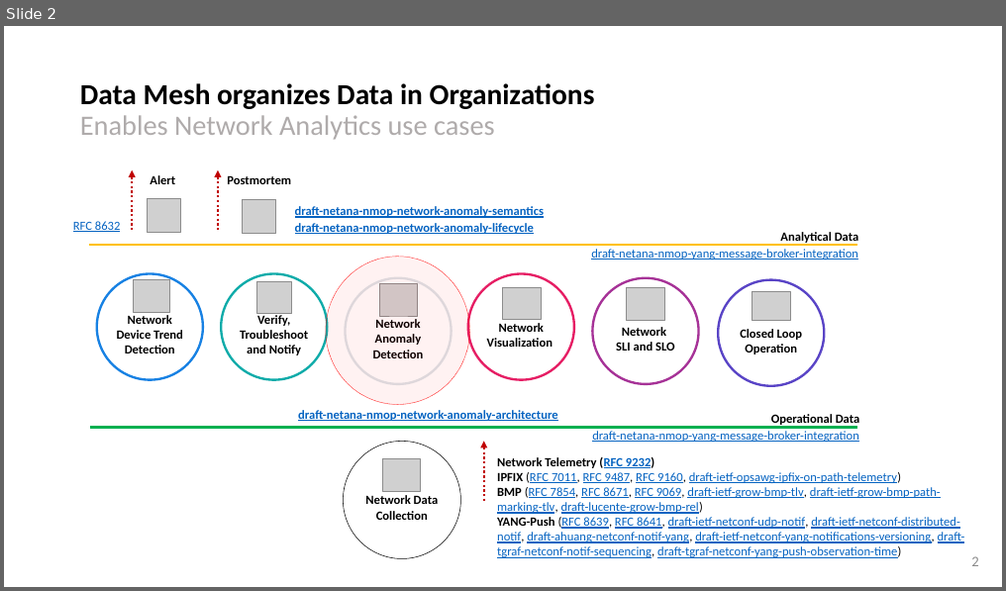
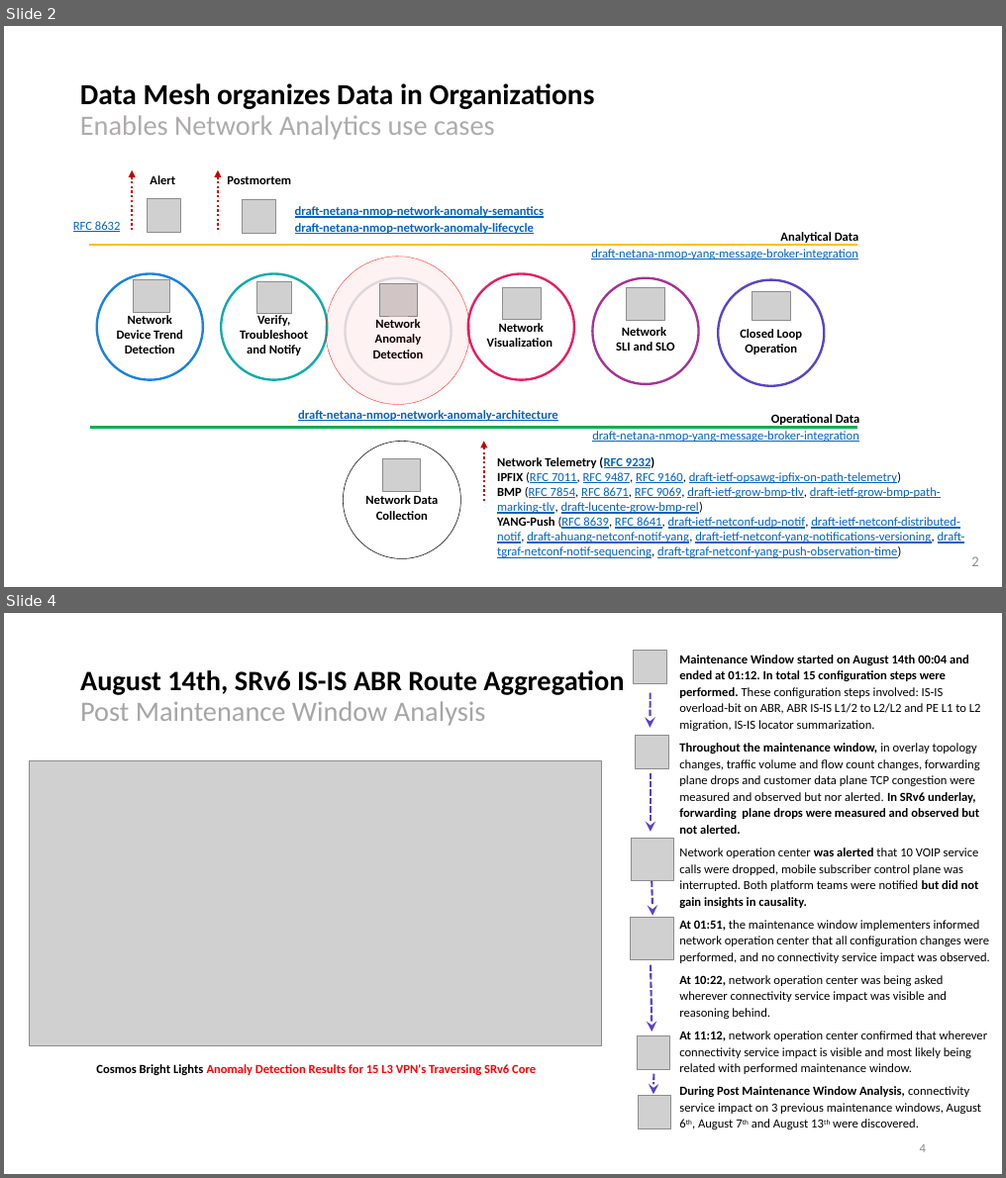
Before and after one commit to network-analytics/ietf-network-analytics-document-status, a slide deck: 121/NMOP/nmop-interim-swisscom-network-analytics-network-incident-postmortem.pptx. Shown one above the other, each under a label of ours: slide 2 before the commit, slides 2 and 4 after it; the slides between them are not shown. The pictures are 1006x591 and 1006x1178 pixels, drawn with LibreOffice and Linux fonts; fonts in the diff are those of the drawing; grey boxes stand for pictures. Boxes give left, top, right and bottom in pixels: in the first picture for what was removed or moved away, otherwise in the second. Text is boxed around its words. In the diff, an @@ line names an element or a change of style, - is before the commit and + after.

```diff
--- a/121/NMOP/nmop-interim-swisscom-network-analytics-network-incident-postmortem.pptx
+++ b/121/NMOP/nmop-interim-swisscom-network-analytics-network-incident-postmortem.pptx
@@ slide 4 added at <box>4,613,1002,1174</box>, background #FFFFFF @@
@@ title added at <box>80,670,624,726</box>, 27 pt, text #000000, bold @@
+August 14th, SRv6 IS-IS ABR Route Aggregation
+Post Maintenance Window Analysis
@@ picture added at <box>634,650,667,683</box> @@
@@ text added at <box>679,655,990,1130</box>, 12 pt, text #000000 @@
+Maintenance Window started on August 14th 00:04 and ended at 01:12. In total 15 configuration steps were performed. These configuration steps involved: IS-IS overload-bit on ABR, ABR IS-IS L1/2 to L2/L2 and PE L1 to L2 migration, IS-IS locator summarization.
+Throughout the maintenance window, in overlay topology changes, traffic volume and flow count changes, forwarding plane drops and customer data plane TCP congestion were measured and observed but nor alerted. In SRv6 underlay, forwarding plane drops were measured and observed but not alerted.
+Network operation center was alerted that 10 VOIP service calls were dropped, mobile subscriber control plane was interrupted. Both platform teams were notified but did not gain insights in causality.
+At 01:51, the maintenance window implementers informed network operation center that all configuration changes were performed, and no connectivity service impact was observed.
+At 10:22, network operation center was being asked wherever connectivity service impact was visible and reasoning behind.
+At 11:12, network operation center confirmed that wherever connectivity service impact is visible and most likely being related with performed maintenance window.
+During Post Maintenance Window Analysis, connectivity service impact on 3 previous maintenance windows, August 6th, August 7th and August 13th were discovered.
@@ arrow added from (650, 693) to (650, 728), #5944C6 2 pt dashed @@
@@ picture added at <box>635,735,668,768</box> @@
@@ picture added at <box>30,761,601,1046</box> @@
@@ arrow added from (650, 773) to (650, 832), #5944C6 2 pt dashed @@
@@ picture added at <box>631,839,673,881</box> @@
@@ arrow added from (651, 881) to (653, 916), #5944C6 2 pt dashed @@
@@ picture added at <box>631,917,673,959</box> @@
@@ arrow added from (650, 965) to (651, 1032), #5944C6 2 pt dashed @@
@@ picture added at <box>637,1036,670,1069</box> @@
@@ text added at <box>96,1064,536,1075</box>, 12 pt, text #FF0000, bold @@
+Cosmos Bright Lights Anomaly Detection Results for 15 L3 VPN's Traversing SRv6 Core
@@ arrow added from (653, 1074) to (653, 1094), #5944C6 2 pt dashed @@
@@ picture added at <box>638,1096,672,1130</box> @@
@@ page number added at <box>920,1145,926,1153</box>, 12 pt, text #8C8C8C @@
+4
```
Also in this commit, not shown: 5 slides changed, 11 other slides added, 7 slides removed, 1 other file.
